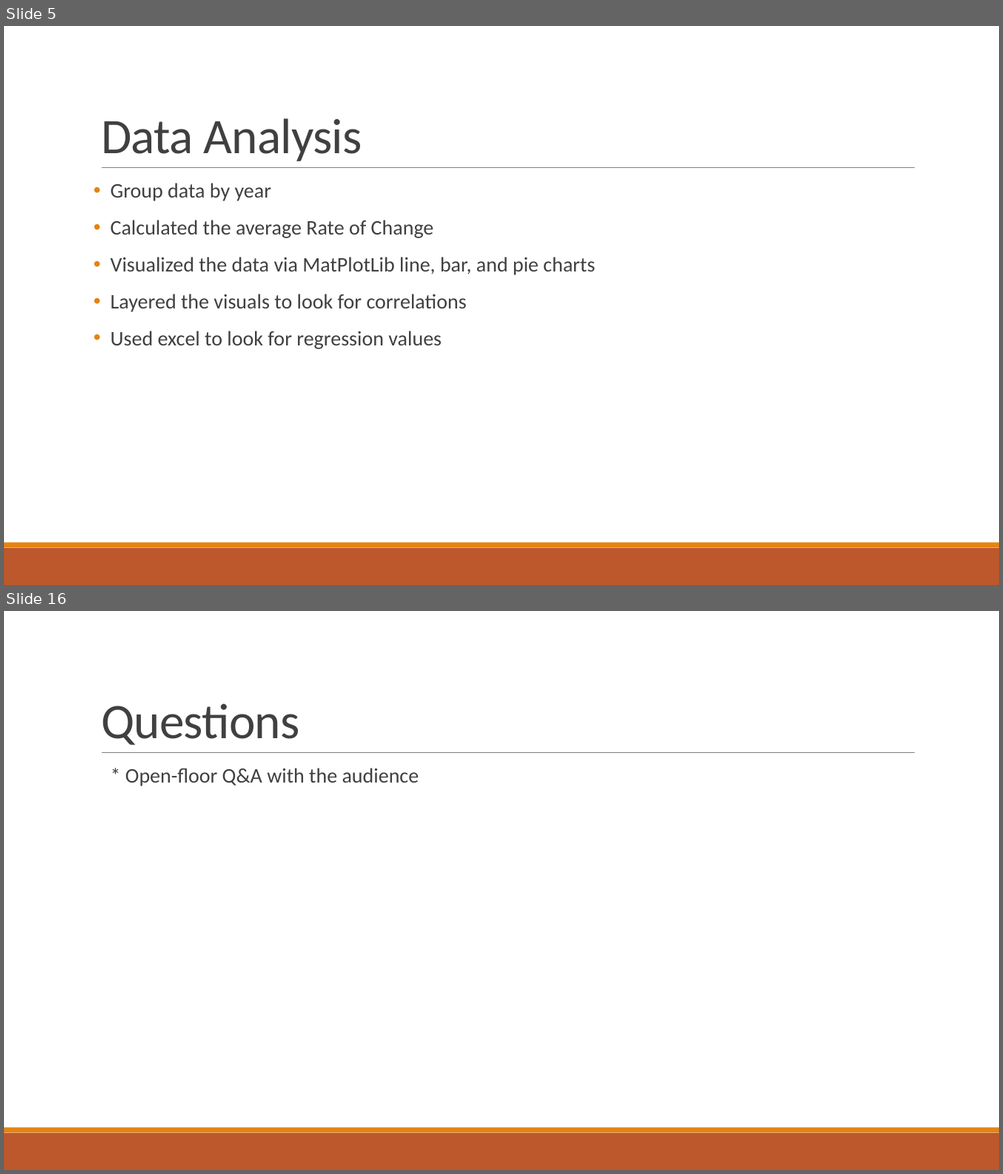
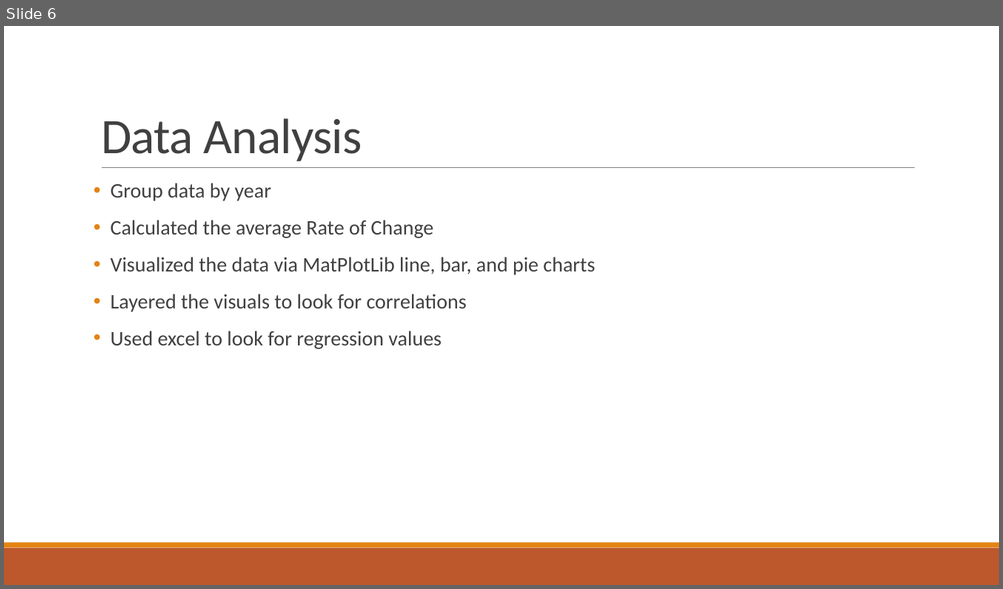
Before and after one commit to grahamb001/Project1, a slide deck: Project 1 Presentation Templatebg_ap.pptx. Shown one above the other, each under a label of ours: slides 5 and 16 before the commit, slide 6 after it; the slides between them are not shown. The pictures are 1003x1174 and 1003x589 pixels, drawn with LibreOffice and Linux fonts; fonts in the diff are those of the drawing. Boxes give left, top, right and bottom in pixels: in the first picture for what was removed or moved away, otherwise in the second. Text is boxed around its words. In the diff, an @@ line names an element or a change of style, - is before the commit and + after.

```diff
--- a/Project 1 Presentation Templatebg_ap.pptx
+++ b/Project 1 Presentation Templatebg_ap.pptx
@@ slide 16 removed at (4,611,999,1170), background #FFFFFF; not listed: 3 template elements that a slide beside it also shows @@
@@ title removed at (101,703,300,745) @@
-Questions
@@ text removed at (125,768,419,786) @@
-  * Open-floor Q&A with the audience
@@ what was slide 5 is now slide 6 @@
```
Also in this commit, not shown: 4 slides changed, 6 slides added, 7 other slides removed.
